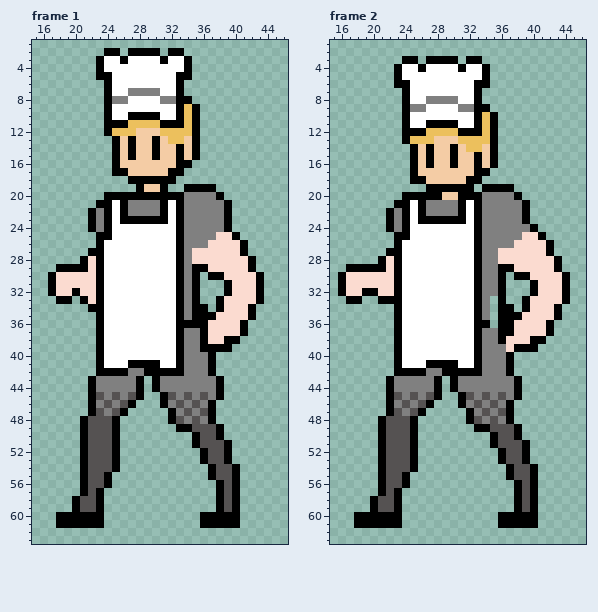
Edited in one commit: pixel-art file (Assets/Characters/player/player_idle.aseprite). The picture above is the old version.
64x64 pixels, 4 frames. Shown: frame 1: x 15..46, y 1..63; frame 2: x 15..46, y 1..63. The commit also changed other frames, which this record leaves out.
After the commit:
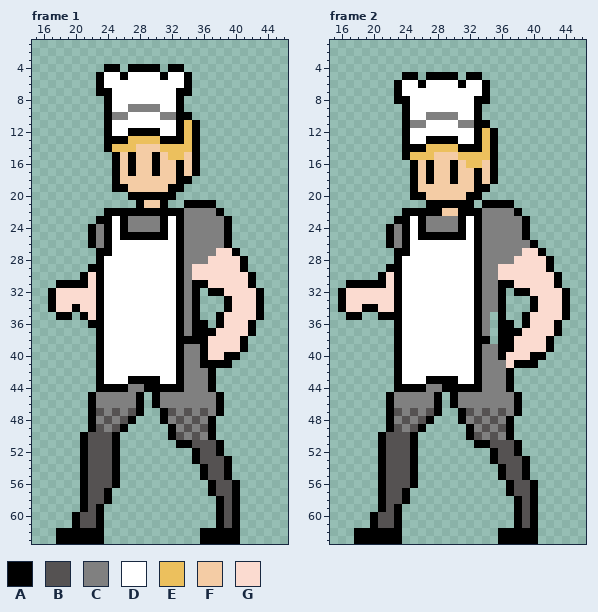
Palette (. is transparent): A #000000  B #555252  C #808080  D #ffffff  E #ecc05d  F #f4cca5  G #fbdbd0
Change:
Changed rows in their new state; - is an unchanged pixel.
Frame 1, layers "图层 7", "图层 6", "图层 5":
first column x 17:
 2 -------..-....-..----------
 3 ------............---------
 4 ------.AA.AAAA.AA.---------
 5 -------D-A----A-D----------
 6 ------AD--------DA---------
 7 ------A---DDDD---A---------
 8 --------DD----DD-.---------
 9 ----------CCCC---..--------
10 --------CCDDDDCC-A.--------
11 --------DDDDDDDD-----------
12 --------DDAAAADDA----------
13 -------A-AEEEEAAAE---------
14 -------AEEE--FEEEE---------
15 ---------------EE----------
16 ----------A--A---FA--------
17 ---------FA--A-F-FA--------
18 --------AFFFFFFFAA---------
19 --------AAFF--FAA....------
20 -------...------......-----
21 ------.....AFF-..AAAA..----
22 -----..-A-AAAA-A-----A.----
23 -----.A---CCCC-------------
24 ---------ACCCCA------------
25 -----AC--AAAAAA------CA.---
26 -----ACA------------CCA..--
27 -----.-A----------CCC--A.--
28 ----..------------CC----A.-
29 -....A------------GG----A.-
30 ....A-------------GGGG---A.
31 .AAAA--------------AGGG--A.
32 ---G----------------AAG----
33 AGGGG----------------.A----
34 AGGAGG-------------.-.A--GA
35 -AA-AG-------------..A---GA
36 -----A-----------C--.A--GA-
37 ------------------A-A---GA-
38 -----------------AA---GGA--
39 --------------------GGGGA--
40 -------------------AGGAA---
41 ----------DDDD-----A-AA----
42 -------DDDDDDDDD-----------
43 -----.ADDDA-A-DDA---A.-----
44 -----.AAAA-CA-AAA---A.-----
45 ------C-C-C--ACC-C-C-------
46 -------C-CCA-AC-C-C-CA-----
47 ---------CBA--AB----CA-----
48 ----.AC-CBA---AC-----------
49 ----.A-CBA-----ACBC-A.-----
50 ---------------ABCBCA.-----
51 ----------------AAB--A.----
52 ------------------AB-A.----
53 ------------------AB-------
54 -------------------AB-A.---
55 -------BA----------AB-A.---
56 -------BA-----------AB-----
57 ------BA------------AB-----
58 ---.A-BA-------------------
59 ---.A----------------------
60 -..-BB-------------..-B----
61 -..-BB-------------..-B----
62 -AAAAAA------------AAAAA---
63 -AAAAAA------------AAAAA---
Frame 2, layers "图层 7", "图层 6", "图层 5":
first column x 16:
 3 --------..-....-..-----------
 4 -------............----------
 5 -------.AA.AAAA.AA.----------
 6 --------D-A----A-D-----------
 7 -------AD--------DA----------
 8 -------A---DDDD---A----------
 9 ---------DD----DD-.----------
10 -----------CCCC---..---------
11 ---------CCDDDDCC-A.---------
12 ---------DDDDDDDD------------
13 ---------DDAAAADDA-----------
14 --------A-AEEEEAAAE----------
15 --------AEEE--FEEEE----------
16 ----------------EE-----------
17 -----------A--A---FA---------
18 ----------FA--A-F-FA---------
19 ---------AFFFFFFFA-...-------
20 --------.--FF--F--.....------
21 -------....AAAA-A.AAAA..-----
22 ------..-A-AAFF-A-----A.-----
23 ------.A---CCCC--------------
24 ----------ACCCCA-------A.----
25 ------AC--AAAAAA-------A..---
26 ------ACA-------------CCA..--
27 ------.-A-----------CCC--A.--
28 -----..-------------CC----A.-
29 -.....A-------------GG----A.-
30 .....A--------------GGGG---A.
31 .AAAAA---------------AGGG--A.
32 ---GG-----------------AAG----
33 AGGGGGG------------C---.A----
34 AGGAAGG------------C-.-.A--GA
35 -AA--AA--------------..A---GA
36 ------------------C---.A--GA-
37 -------------------.--A---GA-
38 ------------------A.-A--GGA--
39 --------------------AAGGGGA--
40 --------------------AGGGAA---
41 -----------DDDD------GAAA----
42 --------DDDDDDDDD------------
43 ------.ADDDA-A-DDA---A.------
44 ------.AAAA-CA-AAA---A.------
45 -------C-C-C--ACC-C-C--------
46 --------C-CCA-AC-C-C-CA------
47 ----------CBA--AB----CA------
48 -----.AC-CBA---AC------------
49 -----.A-CBA-----ACBC-A.------
50 ----------------ABCBCA.------
51 -----------------AAB--A.-----
52 -------------------AB-A.-----
53 -------------------AB--------
54 --------------------AB-A.----
55 --------BA----------AB-A.----
56 --------BA-----------AB------
57 -------BA------------AB------
58 ----.A-BA--------------------
59 ----.A-----------------------
60 --..-BB-------------..-B-----
61 --..-BB-------------..-B-----
62 --AAAAAA------------AAAAA----
63 --AAAAAA------------AAAAA----
